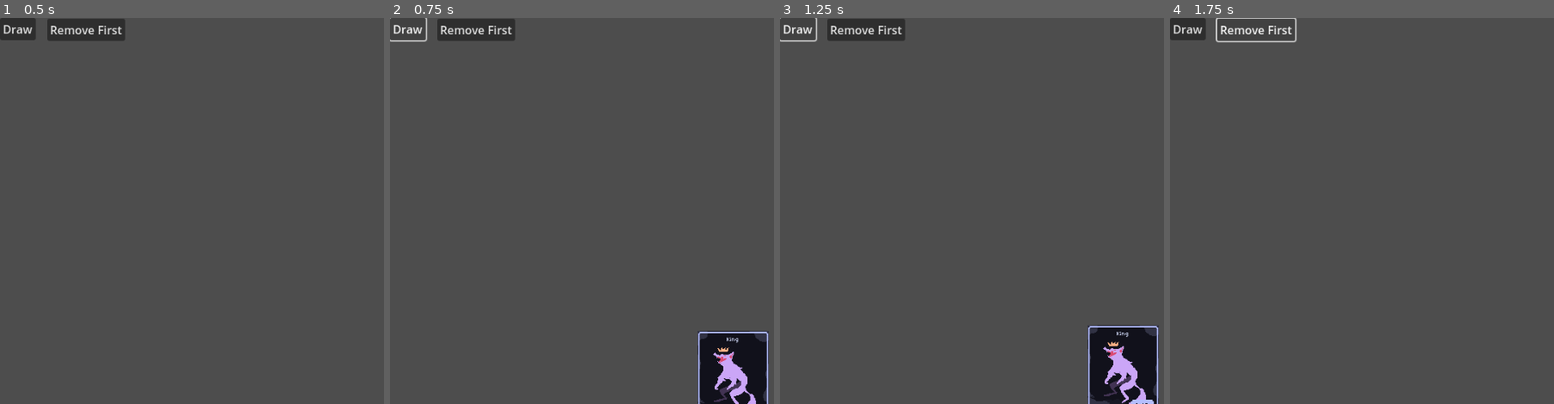
Above: before the commit, frames 1-4 (left to right).
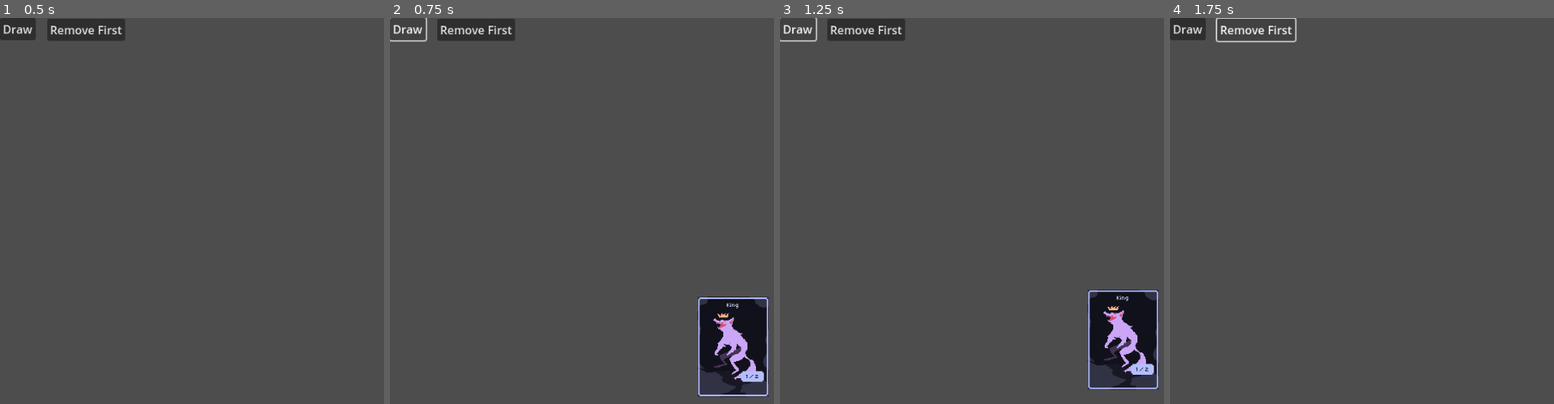
Above: after the commit, the same moments.

Repository: Ilwel/tcg-godot
Game: Godot game, scene res://scenes/HandNDeck.tscn
Two runs of this game, one before a commit and one after it. Both use one fixed random seed, a clock stepped at 60 frames per second and the inputs below.
Inputs:
- Up to frame 1 (0.5 s): no input
- Up to frame 2 (0.75 s): click "Draw" at 0.5 s
- Up to frame 3 (1.25 s): no input
- Up to frame 4 (1.75 s): click "Remove First" at 1.25 s

Frame 1 is identical in both runs. In frame 2, 3.8% of the frame differs, in the area x 80-99%, y 72-100%; in frame 3, 4.2%, in the area x 80-99%, y 70-100%; in frame 4, nothing differs.

Commit message:
feat: hand angle values

Diff:
--- a/scenes/HandNDeck.tscn
+++ b/scenes/HandNDeck.tscn
@@ -8,8 +8,7 @@
 script = ExtResource("1_effmb")
 
 [node name="Hand" parent="." instance=ExtResource("1_1mf1e")]
-position = Vector2(480, 1300)
-hand_radius = 800
+position = Vector2(480, 1450)
 
 [node name="Button" type="Button" parent="."]
 offset_right = 8.0
--- a/scripts/Hand.gd
+++ b/scripts/Hand.gd
@@ -1,8 +1,8 @@
 @tool
 class_name Hand extends Node2D
 
-@export var hand_radius: int = 100
-@export var angle_limit: float = 25
+@export var hand_radius: int = 1000
+@export var angle_limit: float = 50
 @export var max_card_spread_angle: float = 5
 
 @onready var collision_shape: CollisionShape2D = $DebugShape
